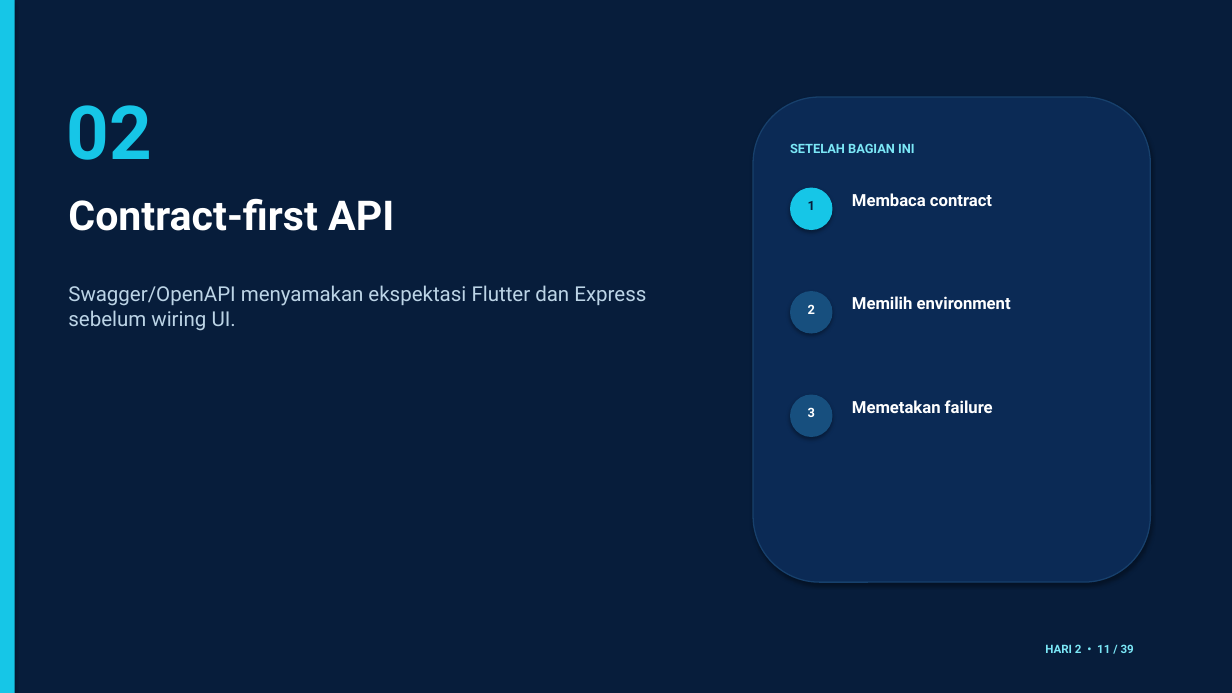
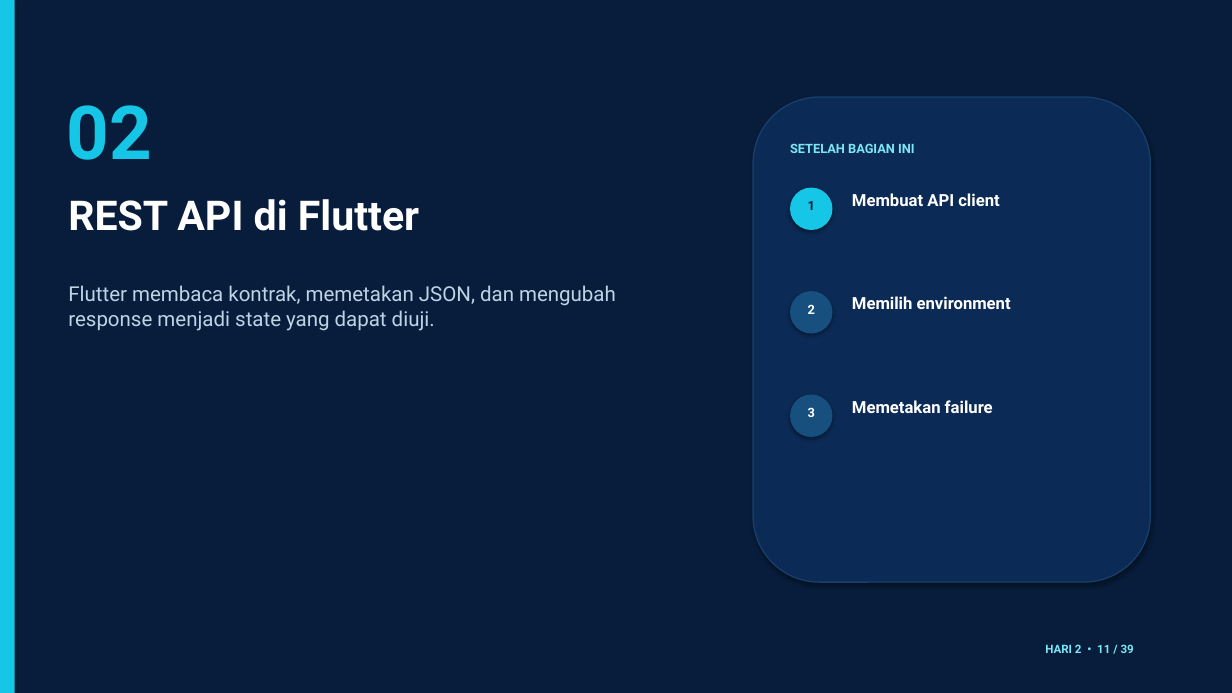
Before and after one commit to D4marp/Inspection-APi, a slide deck: slide 11 of Hari_2_Flutter_Professional.pptx. Drawn at 1232x693 pixels with LibreOffice and Linux fonts; fonts in the diff are those of the drawing. Boxes give left, top, right and bottom in pixels: in the first picture for what was removed or moved away, otherwise in the second. Text is boxed around its words. In the diff, an @@ line names an element or a change of style, - is before the commit and + after.

Commit message:
Refocus day 2 and 3 materials on Flutter

```diff
--- a/Hari_2_Flutter_Professional.pptx
+++ b/Hari_2_Flutter_Professional.pptx
@@ text at bbox=[68, 199, 419, 231]: text changed @@
-Contract-first API
+REST API di Flutter
@@ text at bbox=[852, 193, 999, 206]: text changed @@
-Membaca contract
+Membuat API client
@@ text at bbox=[68, 285, 616, 331]: text changed @@
-Swagger/OpenAPI menyamakan ekspektasi Flutter dan Express sebelum wiring UI.
+Flutter membaca kontrak, memetakan JSON, dan mengubah response menjadi state yang dapat diuji.
```
Also in this commit, not shown: 13 other slides changed, 14 other files.
